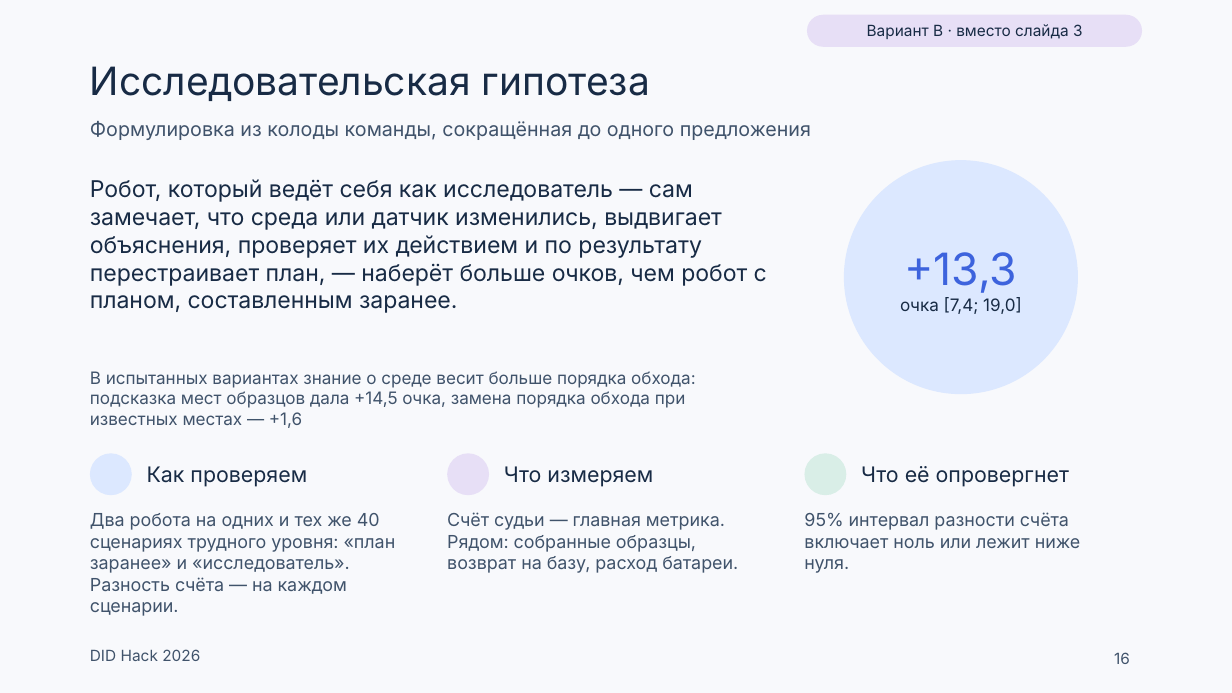
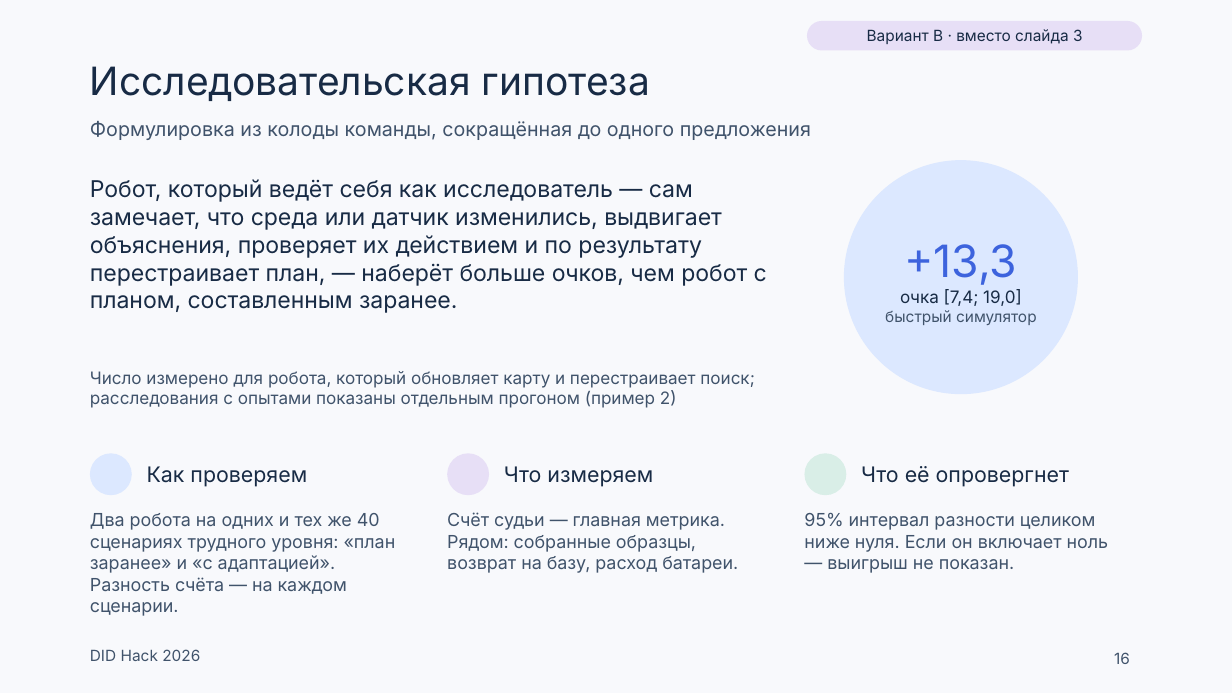
Before and after one commit to Mput13/did-hack, a slide deck: slide 16 of presentation/team/DID_v2.pptx. Drawn at 1232x693 pixels with LibreOffice and Linux fonts; fonts in the diff are those of the drawing. Boxes give left, top, right and bottom in pixels: in the first picture for what was removed or moved away, otherwise in the second. Text is boxed around its words. In the diff, an @@ line names an element or a change of style, - is before the commit and + after.

```diff
--- a/presentation/team/DID_v2.pptx
+++ b/presentation/team/DID_v2.pptx
@@ rounded rectangle "Вариант В · вместо слайда ...": place and size @@
-rounded rectangle "Вариант В · вместо слайда ..." at box(807, 15, 1142, 47)
+rounded rectangle "Вариант В · вместо слайда ..." at box(807, 21, 1142, 51)
@@ rounded rectangle "Вариант В · вместо слайда ..." at box(807, 21, 1142, 51): proportions changed @@
@@ text "+13,3": place and size @@
-text "+13,3" at box(900, 252, 1022, 314)
+text "+13,3" at box(885, 244, 1037, 325)
@@ text at box(885, 310, 1037, 325): paragraph added @@
+быстрый симулятор
@@ text at box(90, 371, 754, 408): text changed @@
-В испытанных вариантах знание о среде весит больше порядка обхода: подсказка мест образцов дала +14,5 очка, замена порядка обхода при известных местах — +1,6
+Число измерено для робота, который обновляет карту и перестраивает поиск; расследования с опытами показаны отдельным прогоном (пример 2)
@@ text at box(90, 513, 396, 616): text changed @@
-Два робота на одних и тех же 40 сценариях трудного уровня: «план заранее» и «исследователь». Разность счёта — на каждом сценарии.
+Два робота на одних и тех же 40 сценариях трудного уровня: «план заранее» и «с адаптацией». Разность счёта — на каждом сценарии.
@@ text at box(804, 513, 1109, 573): text changed @@
-95% интервал разности счёта включает ноль или лежит ниже нуля.
+95% интервал разности целиком ниже нуля. Если он включает ноль — выигрыш не показан.
```
Also in this commit, not shown: 14 other slides changed, 19 other files.
